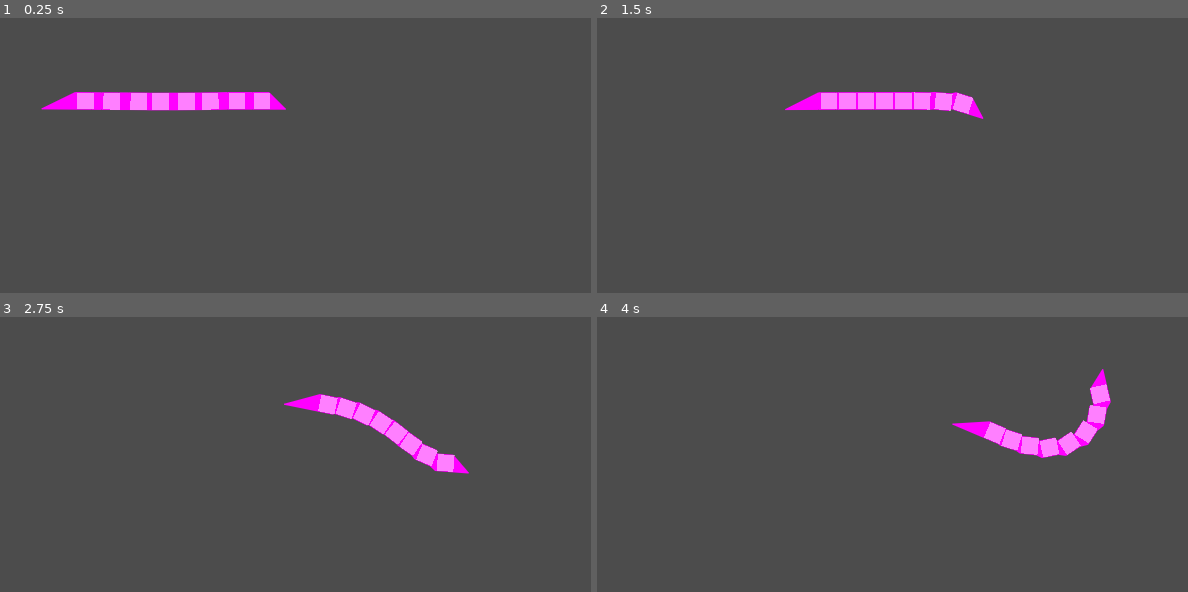
Above: before the commit, frames 1-4 (two rows, left to right).
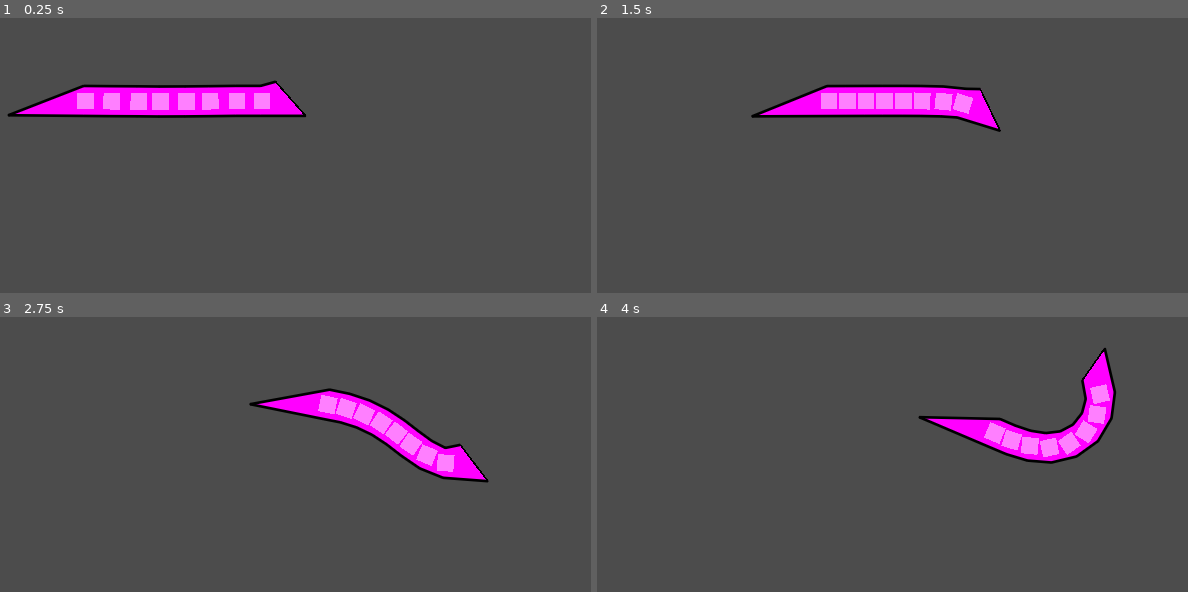
Above: after the commit, the same moments.

Repository: elektito/wyrmsim
Game: Godot game, scene res://World.tscn
Same seed, same stepped clock (60 frames per second), same inputs: the game is played once before the commit and once after it. The engine's default icon, where the game draws it, is replaced by a stand-in: a white triangle on a blue panel in a dark square.
Inputs:
- Up to frame 1 (0.25 s): no input
- Up to frame 2 (1.5 s): hold D (right) 0.53-1.28 s; hold S (down) from 1.28 s (still down)
- Up to frame 3 (2.75 s): release S (down) at 2.03 s; hold D (right) from 2.03 s (still down)
- Up to frame 4 (4 s): release D (right) at 2.78 s; hold W (up) 2.78-3.53 s; hold A (left) from 3.53 s (still down)

The runs differ from the first frame. In frame 1, 2.8% of the frame differs, in the area x 1-52%, y 22-37%; in frame 2, 2.4%; in frame 3, 2.4%; in frame 4, 2.4%.

Commit message:
Draw a smoother polygon

Diff:
--- a/Wyrm.gd
+++ b/Wyrm.gd
@@ -4,18 +4,31 @@
 	update_poly()
 
 
+func _draw():
+	var outline_color := Color.black
+	var outline_width := 4.0
+	var poly = polygon
+	for i in range(1 , poly.size()):
+		draw_line(poly[i-1] , poly[i], outline_color, outline_width, true)
+	draw_line(poly[poly.size() - 1] , poly[0], outline_color, outline_width)
+
+
 func update_poly():
+	# construct a rectangle for each segment (each rectangle is an array of four points)
 	var rects := []
 	for child in get_children():
 		var width = child.get_node('rect').rect_size.x
 		var height = child.get_node('rect').rect_size.y
+		var growth = 1.8
 		var r = [
-			child.to_global(Vector2(-width / 2, -height / 2)),
-			child.to_global(Vector2(width / 2, -height / 2)),
-			child.to_global(Vector2(width / 2, height / 2)),
-			child.to_global(Vector2(-width / 2, height / 2)),
+			child.to_global(Vector2(-width / 2, -height / 2) * growth), # top-left
+			child.to_global(Vector2(width / 2, -height / 2) * growth),  # top-right
+			child.to_global(Vector2(width / 2, height / 2) * growth),   # bottom-right
+			child.to_global(Vector2(-width / 2, height / 2) * growth),  # bottom-left
 		]
 		rects.append(r)
+
+	# now construct the polygon based on the rectangles
 
 	var points := []
 
@@ -23,15 +36,16 @@
 	points.append(to_local(rects[0][2] + (rects[0][2] - rects[0][3])))
 
 	for r in rects:
-		points.append(to_local(r[2]))
-		points.append(to_local(r[3]))
+		points.append(to_local((r[2] + r[3]) / 2))
 
 	# the end of the tail
 	points.append(to_local(rects[-1][3] + 2*(rects[-1][3] - rects[-1][2])))
 
 	for i in range(len(rects) - 1, -1, -1):
-		points.append(to_local(rects[i][0]))
-		points.append(to_local(rects[i][1]))
+		points.append(to_local((rects[i][0] + rects[i][1]) / 2))
+
+	# top point of the head
+	points.append(to_local(rects[0][1] + Vector2.UP*10))
 
 	polygon = PoolVector2Array(points)
 
